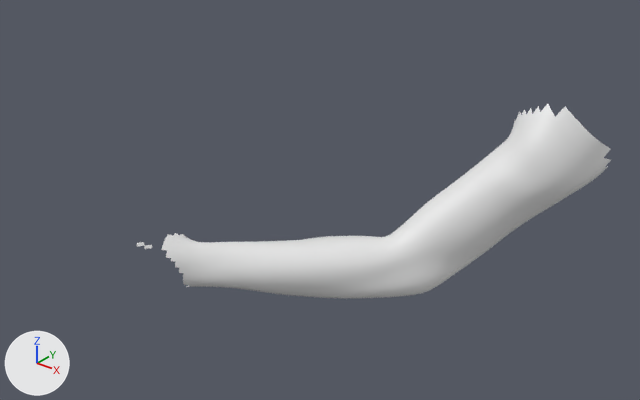
The FBX model resources/models/viewmodel/viewarm_left.fbx, before and after one commit.
Before and after are seen from a 50 mm lens placed at (0.00455, -0.01072, 0.0032), pointed at (-0.00122, -0.00351, -0.00127). The axes (+X, +Y, +Z) are drawn at lower left. The lights are the same throughout. The picture after the commit comes second. Where no turn or scale is listed for an object, it has been applied to the vertices.

In view in the first picture: 'View_Arm_L'.
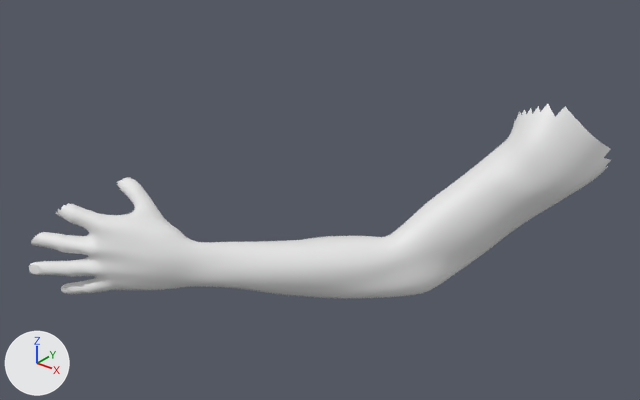
Changed parts and their boxes [x1, y1, x2, y2] in the pictures (640 x 400 px):
'View_Arm_L', reshaped (23% wider): before [137, 103, 611, 298]; after [29, 103, 611, 298]
part 1 of me_view_arm_l, added: after [29, 177, 189, 294]

The change, as a diff of the scene's bpy script:
```diff
--- a/resources/models/viewmodel/viewarm_left.fbx.py
+++ b/resources/models/viewmodel/viewarm_left.fbx.py
@@ me_view_arm_l @@
 # used by ob_view_arm_l; location = (0.0, 0.0, 0.0)
-me_view_arm_l.from_pydata(...)  # 2247 vertices, 2177 faces; spans x -0.00276..0.00134, y -0.00508..-0.00101, z -0.00229..-0.0001
+me_view_arm_l.from_pydata(...)  # 7336 vertices, 7249 faces; spans x -0.00368..0.00134, y -0.00586..-0.00101, z -0.00232..-0.0001
+# me_view_arm_l part 1: 5089 vertices added at x -0.00368..-0.00204, y -0.00586..-0.00468, z -0.00232..-0.00106
 me_view_arm_l.materials.append(mat_viewmodel_skin)
```
